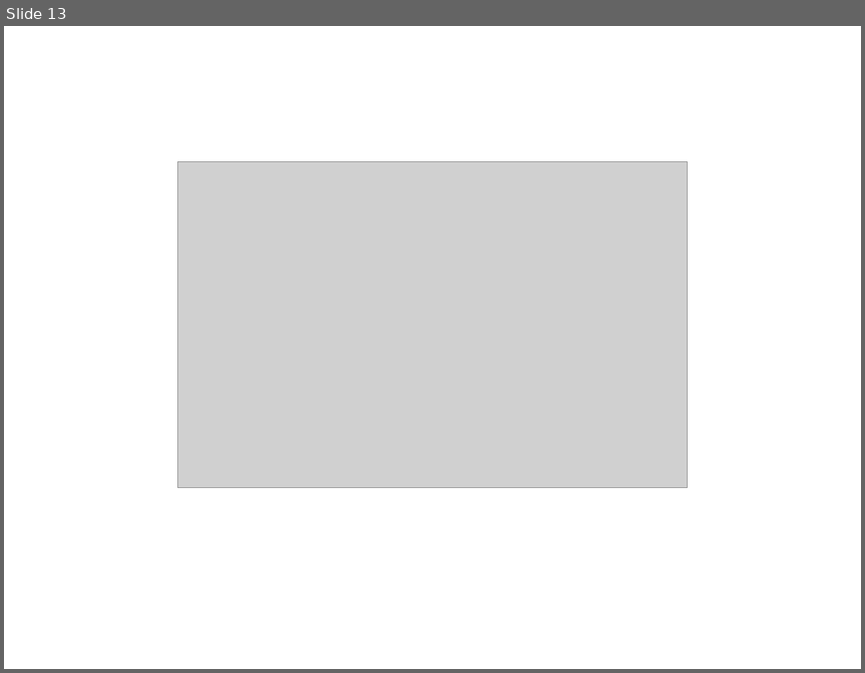
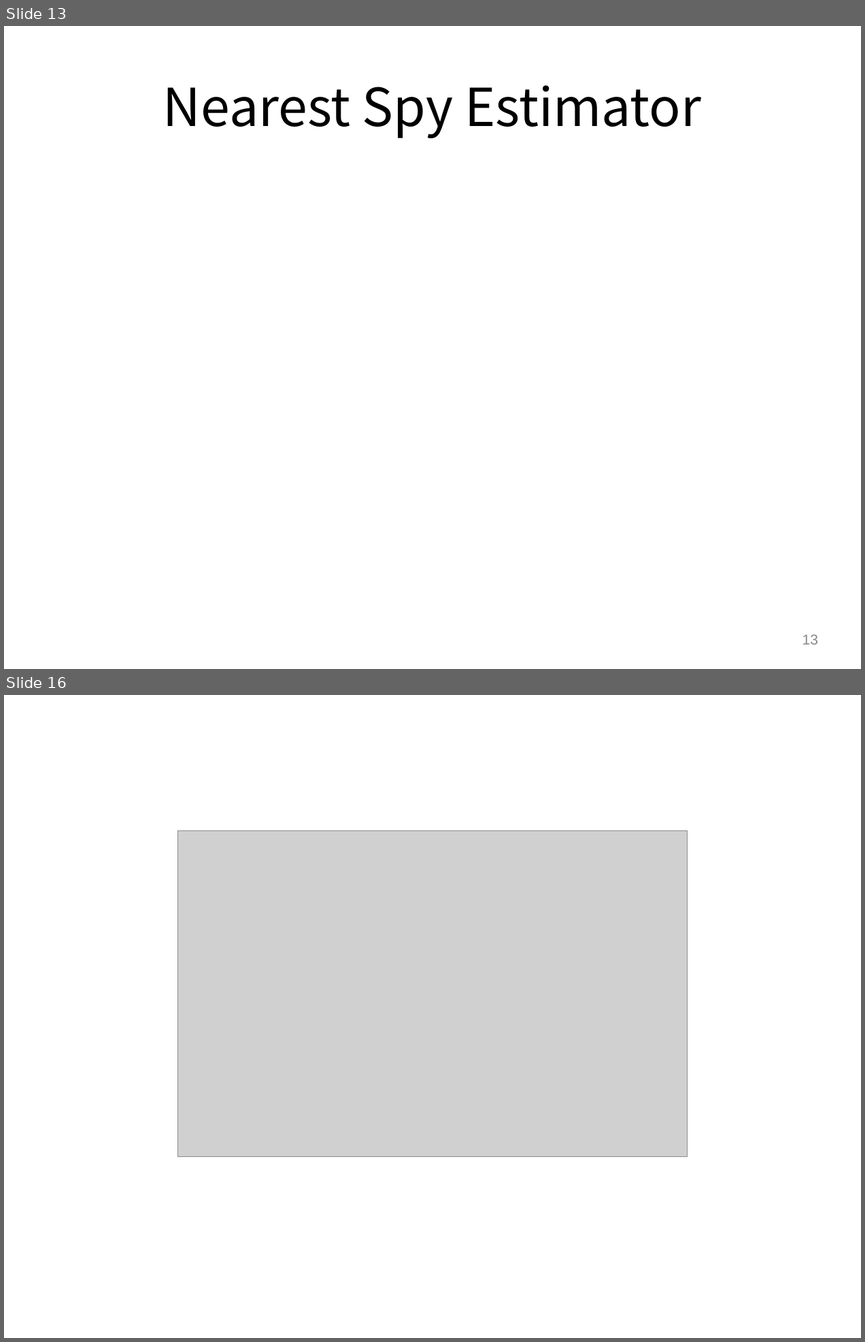
Before and after one commit to gfanti/anonymous-social-networks, a slide deck: presentation/presentation.pptx. Shown one above the other, each under a label of ours: slide 13 before the commit, slides 13 and 16 after it; the slides between them are not shown. The pictures are 865x673 and 865x1342 pixels, drawn with LibreOffice and Linux fonts; fonts in the diff are those of the drawing; grey boxes stand for pictures. Boxes give left, top, right and bottom in pixels: in the first picture for what was removed or moved away, otherwise in the second. Text is boxed around its words. In the diff, an @@ line names an element or a change of style, - is before the commit and + after.

```diff
--- a/presentation/presentation.pptx
+++ b/presentation/presentation.pptx
@@ slide 13 added at box(4, 26, 861, 669), background #FFFFFF @@
@@ title added at box(163, 85, 702, 138), 44 pt, text #000000 @@
+Nearest Spy Estimator
@@ page number added at box(802, 634, 818, 644), 12 pt, text #888888 @@
+13
@@ what was slide 13 is now slide 16 @@
```
Also in this commit, not shown: 10 slides changed, 4 other slides added, 2 slides removed.
